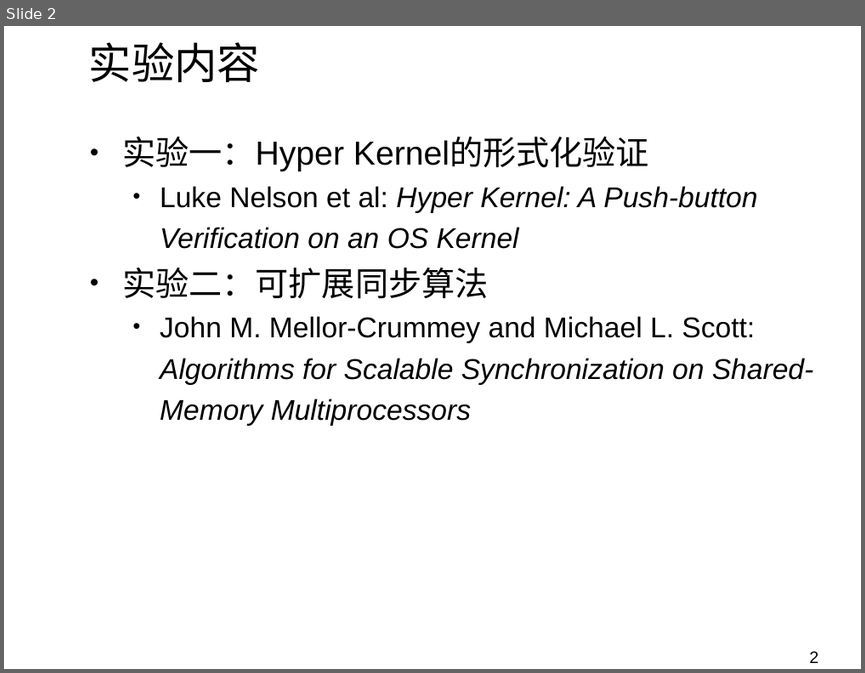
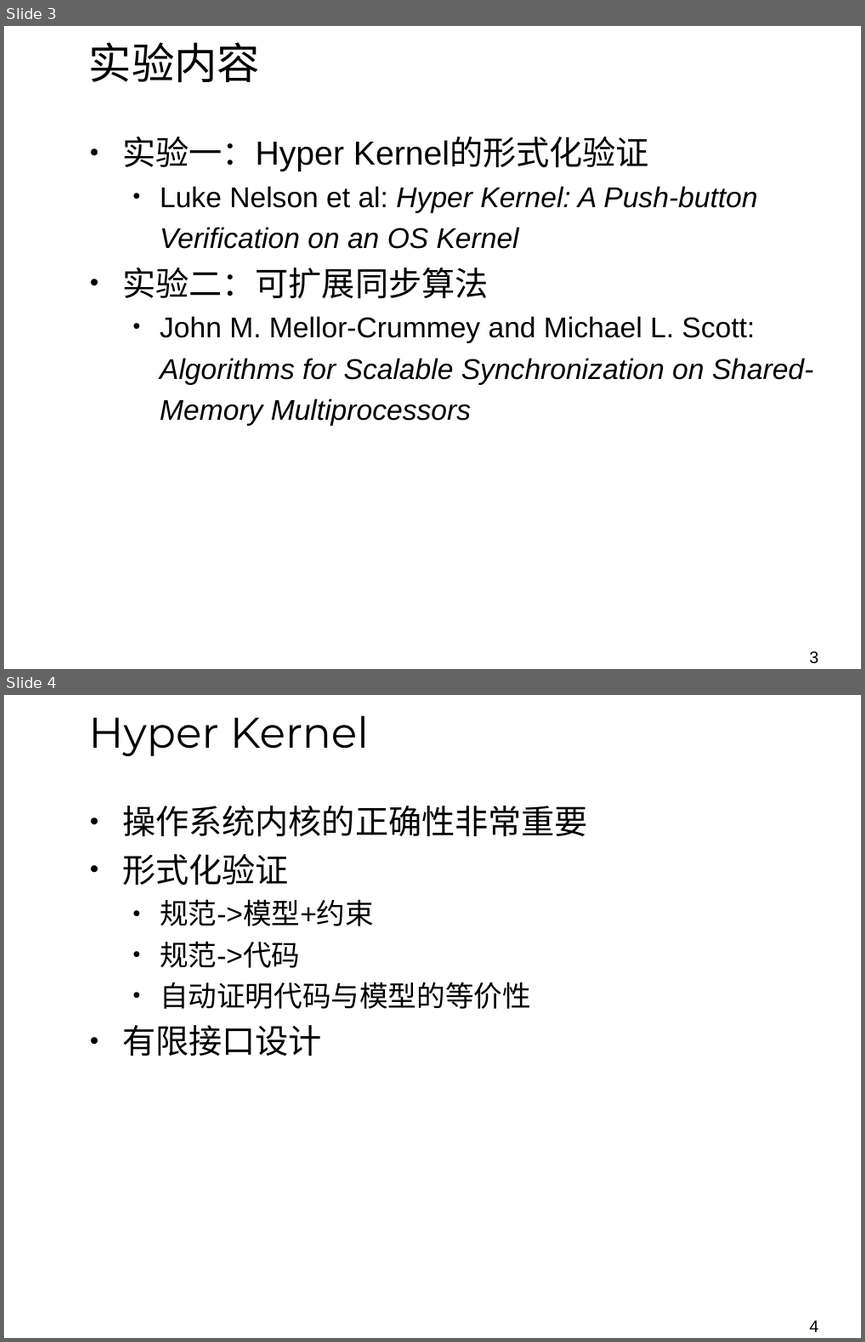
Before and after one commit to NIC0NIC0NI/OS_reports, a slide deck: Presentation.pptx. Shown one above the other, each under a label of ours: slide 2 before the commit, slides 3 and 4 after it. The pictures are 865x673 and 865x1342 pixels, drawn with LibreOffice and Linux fonts; fonts in the diff are those of the drawing; background and template pictures are left out. Boxes give left, top, right and bottom in pixels: in the first picture for what was removed or moved away, otherwise in the second. Text is boxed around its words. In the diff, an @@ line names an element or a change of style, - is before the commit and + after.

```diff
--- a/Presentation.pptx
+++ b/Presentation.pptx
@@ slide 4 added at [4, 695, 861, 1338], background picture (left out) @@
@@ title added at [89, 715, 369, 756], 36 pt, text #000000 @@
+Hyper Kernel
@@ text added at [122, 805, 588, 1055], 24 pt, text #000000 @@
+• 操作系统内核的正确性非常重要
+• 形式化验证
+  • 规范->模型+约束
+  • 规范->代码
+  • 自动证明代码与模型的等价性
+• 有限接口设计
@@ page number added at [809, 1320, 818, 1332], 14 pt, text #000000 @@
+4
@@ what was slide 2 is now slide 3 @@
@@ page number at [809, 651, 818, 664]: text changed @@
-2
+3
```
Also in this commit, not shown: 6 slides changed, 25 other slides added.
